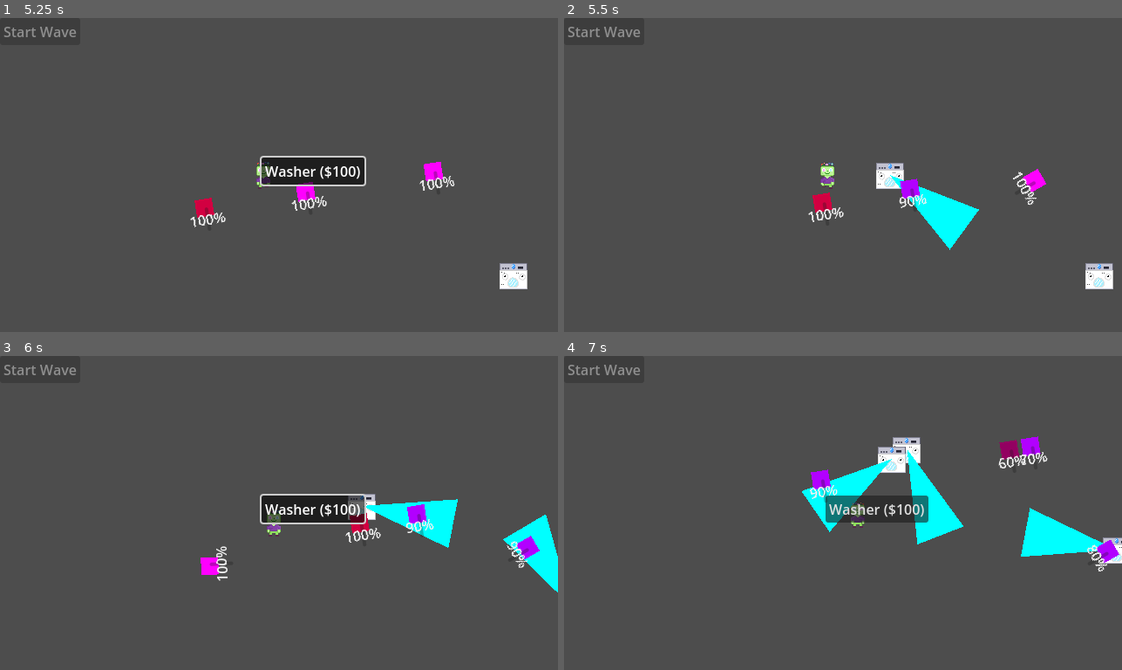
Above: before the commit, frames 1-4 (two rows, left to right).
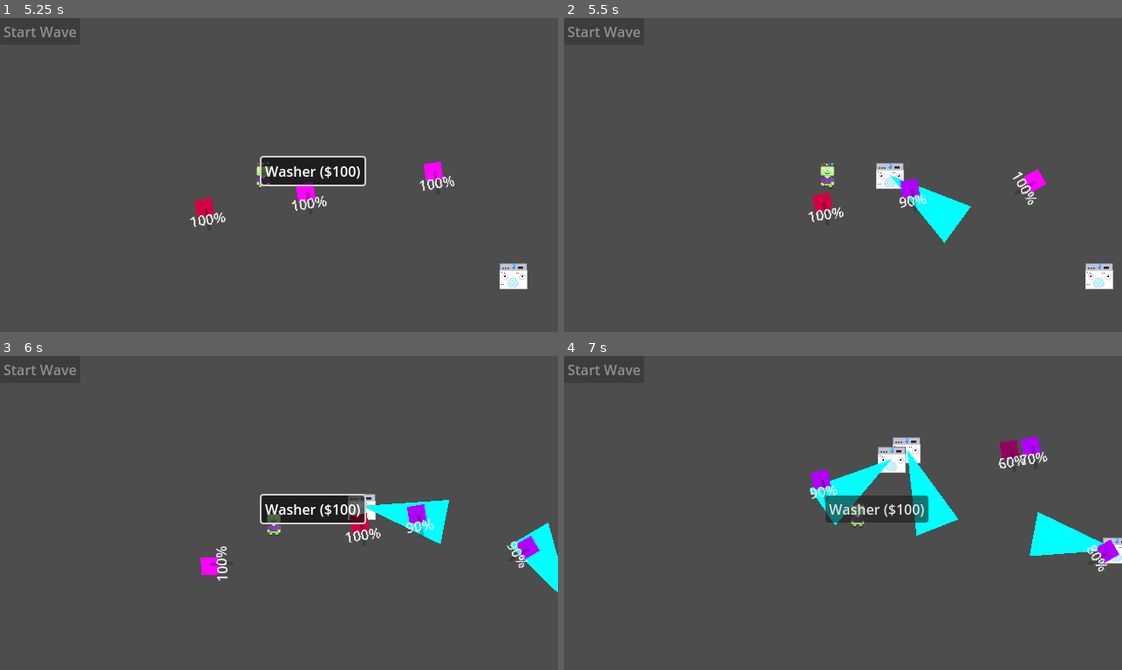
Above: after the commit, the same moments.

Repository: smcmeans/householdhavoc
Game: Godot game, scene res://Main.tscn
The game is run twice, just before and just after one commit, with the same random seed, the same clock (stepped at 60 frames per second) and the same inputs.
Inputs (mouse positions are in pixels of both pictures, inside the frame that each line leads up to):
- Up to frame 1 (5.25 s): click "Start Wave" at 0.5 s; tap Enter (ui_accept) at 1.25, 1.52, 3.02 s; move the mouse to (251, 237) at 1.27 s; hold W (move_up) 1.28-2 s; hold E (interact) 1.28-2 s; click (251, 237) at 1.42 s; click "Washer ($100)" at 2 s; move the mouse to (446, 222) at 2.77 s; hold W (move_up) 2.78-3.5 s; tap E (interact) at 2.85, 5.1 s; click "Start Wave" at 3.5 s; move the mouse to (446, 275) at 4.27 s; hold E (interact) 4.28-5.03 s; hold A (move_left) from 4.28 s (still down); click (446, 275) at 4.42 s; move the mouse to (306, 175) at 5.02 s; click (306, 175) at 5.17 s
- Up to frame 2 (5.5 s): keep holding A (move_left); tap Enter (ui_accept) at 5.27 s
- Up to frame 3 (6 s): move the mouse to (345, 513) at 5.77 s; release A (move_left) at 5.78 s; hold S (move_down) from 5.78 s (still down); hold E (interact) from 5.78 s (still down); click (345, 513) at 5.92 s
- Up to frame 4 (7 s): tap Enter (ui_accept) at 6.02, 6.77 s; move the mouse to (915, 478) at 6.52 s; release S (move_down) at 6.53 s; release E (interact) at 6.53 s; hold D (move_right) from 6.53 s (still down); tap E (interact) at 6.6 s; click (915, 478) at 6.67 s

Frame 1 is identical in both runs. In frame 2, 0.2% of the frame differs, in the area x 68-75%, y 60-74%; in frame 3, 0.5%; in frame 4, 0.7%, in the area x 42-85%, y 42-64%.

Commit message:
Fixed range

Diff:
--- a/towers/washing_machine.gd
+++ b/towers/washing_machine.gd
@@ -33,11 +33,11 @@
 	var point_origin = Vector2.ZERO
 
 	# Top Corner: Go out to 'attack_range', then rotate up
-	var point_top = Vector2.RIGHT * (attack_range + 10)
+	var point_top = Vector2.RIGHT * attack_range
 	point_top = point_top.rotated(-angle_rad)
 
 	# Bottom Corner: Go out to 'attack_range', then rotate down
-	var point_bottom = Vector2.RIGHT * (attack_range + 10)
+	var point_bottom = Vector2.RIGHT * attack_range
 	point_bottom = point_bottom.rotated(angle_rad)
 
 	# Build the Array of points
